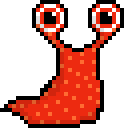
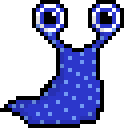
Layers edited between the first and the second 128 × 128 image:
hid "eyes orange", painted on it over (x1=36, y1=4, x2=120, y2=32)
showed "eyes blue" over (x1=36, y1=4, x2=120, y2=32)
hid "dotted orange", painted on it over (x1=12, y1=24, x2=116, y2=124)
showed "dotted blue" over (x1=12, y1=24, x2=116, y2=124)
hid "shape orange", painted on it over (x1=8, y1=4, x2=120, y2=124)
showed "shape blue" over (x1=8, y1=4, x2=120, y2=124)
